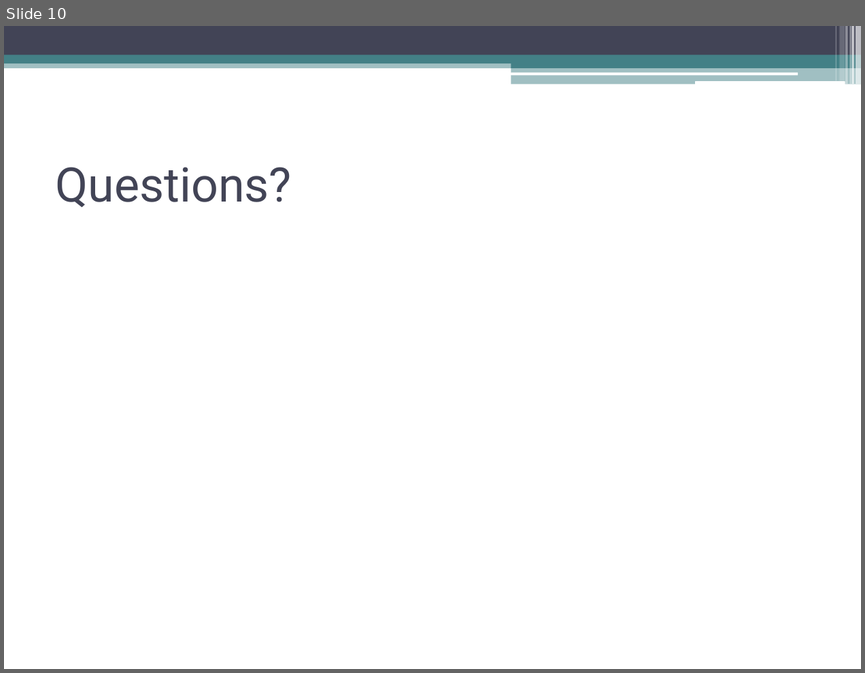
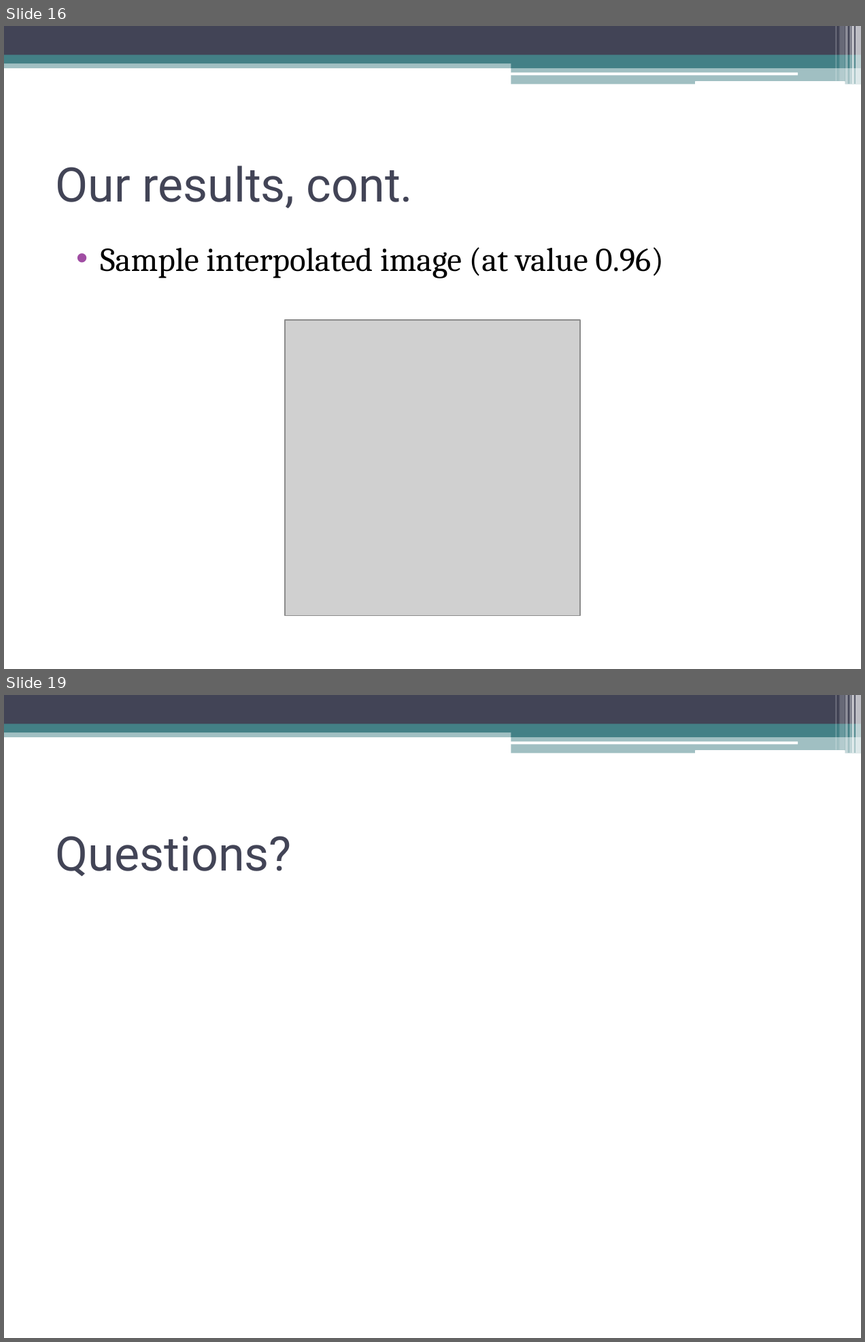
Before and after one commit to tmp0910/hmcinterpolation, a slide deck: FinalPresentation.ppt. Shown one above the other, each under a label of ours: slide 10 before the commit, slides 16 and 19 after it; the slides between them are not shown. The pictures are 865x673 and 865x1342 pixels, drawn with LibreOffice and Linux fonts; fonts in the diff are those of the drawing; grey boxes stand for pictures. Boxes give left, top, right and bottom in pixels: in the first picture for what was removed or moved away, otherwise in the second. Text is boxed around its words. In the diff, an @@ line names an element or a change of style, - is before the commit and + after.

```diff
--- a/FinalPresentation.ppt
+++ b/FinalPresentation.ppt
@@ slide 16 added at bbox=[4, 26, 861, 669], background #FFFFFF; not listed: 13 template elements that a slide beside it also shows @@
@@ title added at bbox=[56, 165, 413, 208], 40 pt, text #424456 @@
+Our results, cont.
@@ text added at bbox=[100, 247, 664, 278], 28 pt, text #000000 @@
+• Sample interpolated image (at value 0.96)
@@ picture added at bbox=[285, 320, 580, 616] @@
@@ what was slide 10 is now slide 19 @@
```
Also in this commit, not shown: 2 slides changed, 12 other slides added, 4 slides removed, 1 other file.
